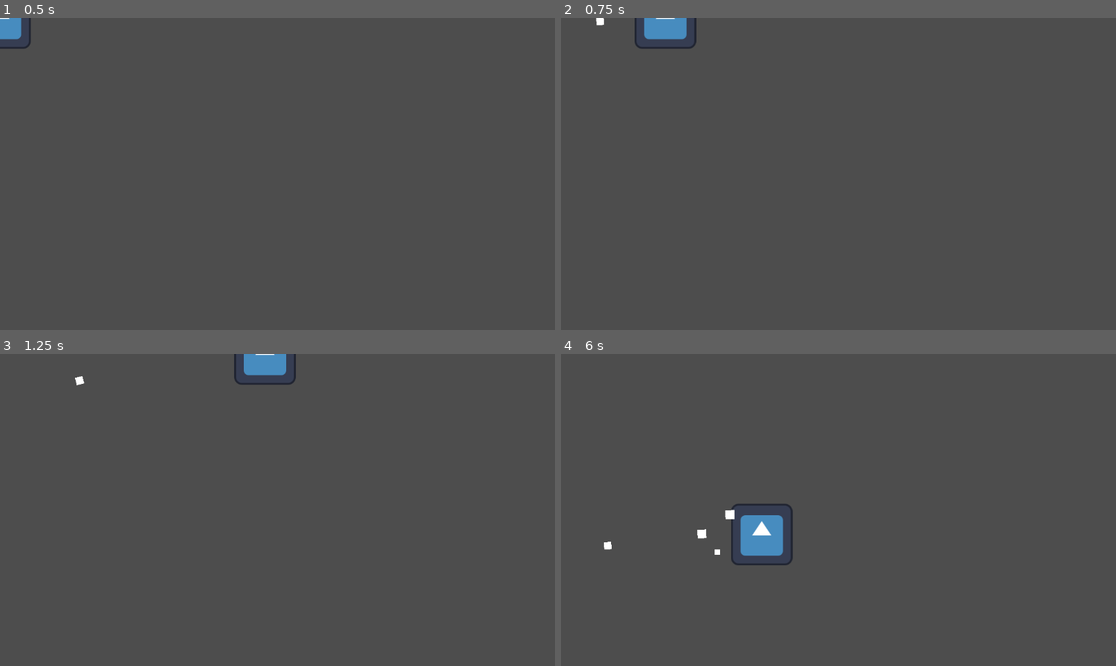
Above: before the commit, frames 1-4 (two rows, left to right).
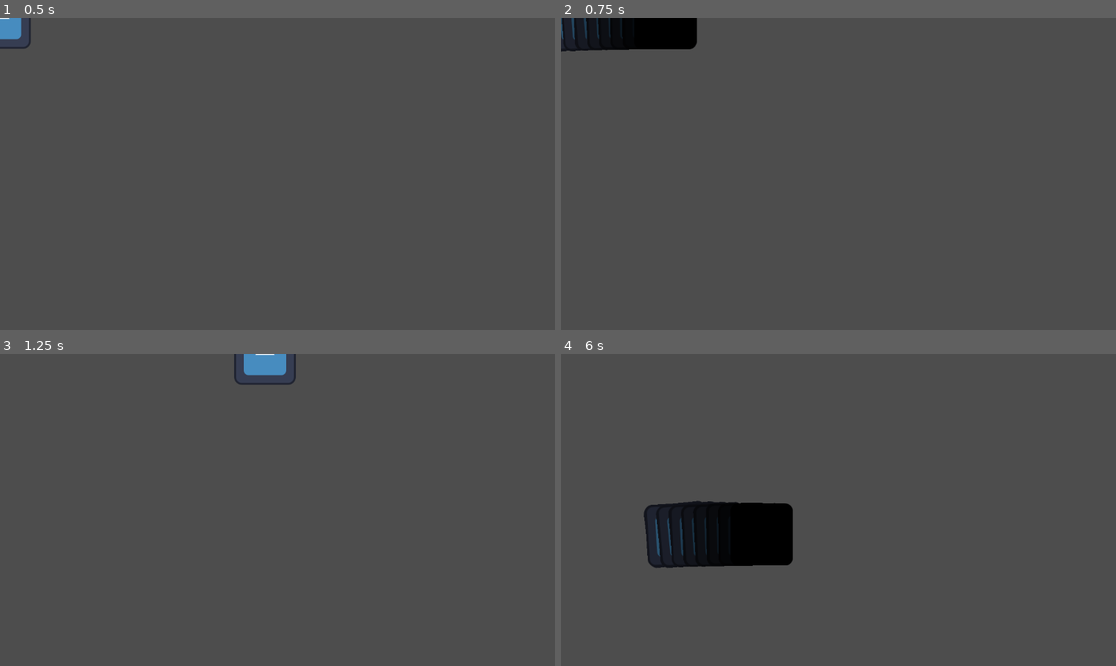
Above: after the commit, the same moments.

Repository: Tausva/StubbornBoba
Game: Godot game, scene res://Scenes/game_scene.tscn
Same seed, same stepped clock (60 frames per second), same inputs: the game is played once before the commit and once after it. The engine's default icon, where the game draws it, is replaced by a stand-in: a white triangle on a blue panel in a dark square.
Inputs:
- Up to frame 1 (0.5 s): no input
- Up to frame 2 (0.75 s): tap Enter at 0.5 s; hold Right (bubble_right) from 0.53 s (still down); tap / (bubble_dash) at 0.6 s
- Up to frame 3 (1.25 s): keep holding Right (bubble_right)
- Up to frame 4 (6 s): release Right (bubble_right) at 1.28 s; hold Down (bubble_down) 1.28-2.03 s; tap / (bubble_dash) every 0.75 s from 1.35 to 5.85 s; hold Right (bubble_right) 2.03-2.78 s; hold Up (bubble_up) 2.78-3.53 s; hold Left (bubble_left) 3.53-5.03 s; hold Down (bubble_down) 5.03-5.78 s; hold Right (bubble_right) from 5.78 s (still down)

Frame 1 is identical in both runs. In frame 2, 2.5% of the frame differs, in the area x 0-25%, y 0-11%; in frame 3, less than 0.1%; in frame 4, 5.4%, in the area x 7-42%, y 46-69%.

Commit message:
particles dash

Diff:
--- a/Scenes/bubble.gd
+++ b/Scenes/bubble.gd
@@ -14,6 +14,7 @@
 
 func _ready() -> void:
 	dash_particles.emitting = false
+	dash_particles.texture =$Sprite2D.texture
 	pass
 
 
--- a/Scenes/bubble.tscn
+++ b/Scenes/bubble.tscn
@@ -1,7 +1,9 @@
-[gd_scene load_steps=3 format=3 uid="uid://cdeu8e0xtce2r"]
+[gd_scene load_steps=4 format=3 uid="uid://cdeu8e0xtce2r"]
 
 [ext_resource type="Script" path="res://Scenes/bubble.gd" id="1_1jhyk"]
 [ext_resource type="Texture2D" uid="uid://bnfwqxxu0bkpj" path="res://icon.svg" id="2_rw652"]
+
+[sub_resource type="Gradient" id="Gradient_iycsv"]
 
 [node name="Bubble" type="Node2D"]
 script = ExtResource("1_1jhyk")
@@ -11,17 +13,16 @@
 
 [node name="CPUParticles2D" type="CPUParticles2D" parent="."]
 amount = 50
-lifetime = 2.0
+lifetime = 0.2
 local_coords = true
-emission_shape = 1
-emission_sphere_radius = 110.0
-spread = 25.0
+emission_shape = 3
+emission_rect_extents = Vector2(1, 1)
+spread = 5.0
 gravity = Vector2(0, 0)
-initial_velocity_min = 200.0
-initial_velocity_max = 400.0
+initial_velocity_min = 0.2
+initial_velocity_max = 0.4
 angular_velocity_min = 30.0
-angular_velocity_max = 45.0
+angular_velocity_max = 60.0
 damping_min = 0.2
 damping_max = 0.5
-scale_amount_min = 10.0
-scale_amount_max = 20.0
+color_ramp = SubResource("Gradient_iycsv")
